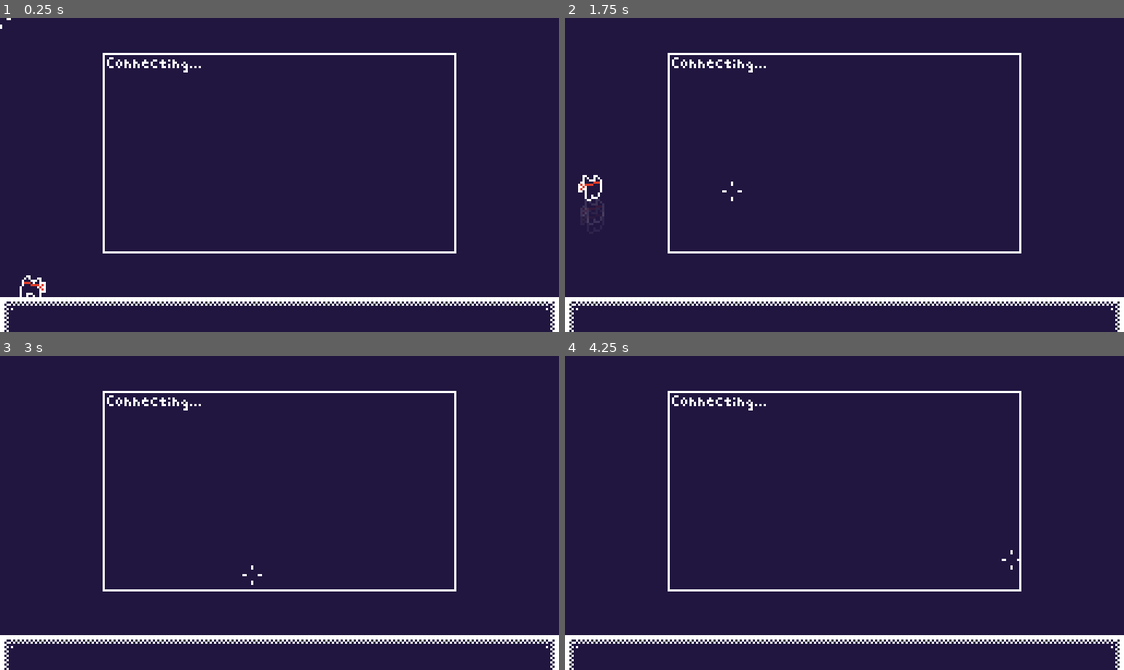
Above: before the commit, frames 1-4 (two rows, left to right).
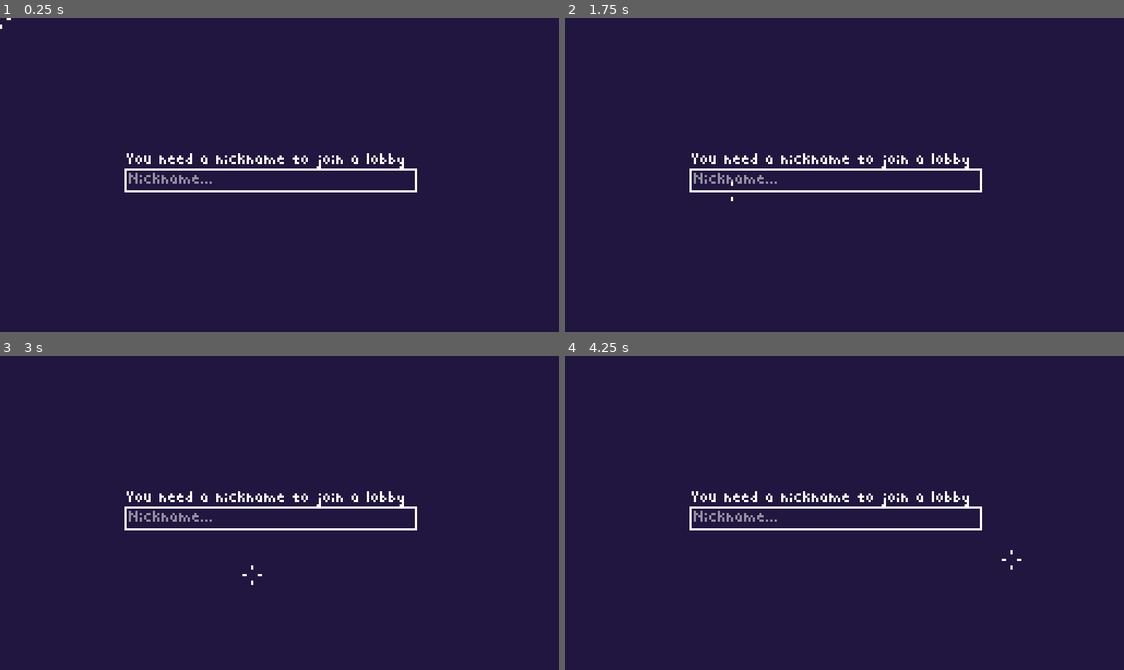
Above: after the commit, the same moments.

Repository: rageboi1011/monorun
Game: Godot game, scene res://scenes/multiplayer.tscn
Two runs of this game, one before a commit and one after it. Both use one fixed random seed, a clock stepped at 60 frames per second and the inputs below. Before the commit the project starts from res://scenes/test.tscn.
Inputs (mouse positions are in pixels of both pictures, inside the frame that each line leads up to):
- Up to frame 1 (0.25 s): no input
- Up to frame 2 (1.75 s): tap Enter (CONFIRM) at 0.5, 0.6 s; move the mouse to (967, 159) at 0.52 s; hold S (D) 0.53-1.28 s; tap Space (JUMP) at 0.77, 1.52 s; move the mouse to (732, 190) at 1.27 s; tap S (D) at 1.35 s; tap A (L) at 1.55 s
- Up to frame 3 (3 s): move the mouse to (335, 443) at 2.02 s; hold A (L) 2.03-2.78 s; tap D (R) at 2.3, 2.85 s; tap Enter (CONFIRM) at 2.75 s; move the mouse to (251, 575) at 2.77 s
- Up to frame 4 (4.25 s): tap Space (JUMP) at 3.02, 3.77 s; tap W (U) at 3.05, 3.6 s; tap Enter (CONFIRM) at 3.5, 3.8 s; move the mouse to (1012, 560) at 3.52 s

The runs differ from the first frame. In frame 1, 5.4% of the frame differs, in the area x 0-100%, y 11-100%; in frame 2, 5.6%; in frame 3, 5.3%; in frame 4, 5.3%.

Commit message:
Big WebSocket progress

Diff:
--- /dev/null
+++ b/objects/LobbyTemplate.tscn
@@ -0,0 +1,27 @@
+[gd_scene load_steps=3 format=2]
+
+[ext_resource path="res://misc/DEFAULT_THEME.tres" type="Theme" id=1]
+[ext_resource path="res://misc/DEFAULT FONT.tres" type="DynamicFont" id=2]
+
+[node name="Control" type="Control"]
+margin_right = 40.0
+
+[node name="Title" type="Label" parent="."]
+margin_right = 320.0
+margin_bottom = 37.0
+custom_fonts/font = ExtResource( 2 )
+text = "TheGubby's Server"
+
+[node name="DivLine" type="ColorRect" parent="."]
+margin_top = 50.0
+margin_right = 760.0
+margin_bottom = 55.0
+
+[node name="Button" type="Button" parent="."]
+margin_left = 695.0
+margin_right = 765.0
+margin_bottom = 37.0
+theme = ExtResource( 1 )
+custom_colors/font_color = Color( 1, 1, 1, 1 )
+custom_fonts/font = ExtResource( 2 )
+text = "Join"
--- a/project.godot
+++ b/project.godot
@@ -11,7 +11,7 @@
 [application]
 
 config/name="Monorun"
-run/main_scene="res://scenes/test.tscn"
+run/main_scene="res://scenes/multiplayer.tscn"
 config/icon="res://icon.png"
 
 [autoload]
--- a/scenes/multiplayer.tscn
+++ b/scenes/multiplayer.tscn
@@ -46,35 +46,12 @@
 position = Vector2( 640, 360 )
 texture = ExtResource( 2 )
 
-[node name="LobbyList" type="VBoxContainer" parent="LobbyList"]
+[node name="Container" type="VBoxContainer" parent="LobbyList"]
 margin_left = 20.0
 margin_top = 120.0
 margin_right = 60.0
 margin_bottom = 160.0
 custom_constants/separation = 65
-
-[node name="Control" type="Control" parent="LobbyList/LobbyList"]
-margin_right = 40.0
-
-[node name="Label" type="Label" parent="LobbyList/LobbyList/Control"]
-margin_right = 320.0
-margin_bottom = 37.0
-custom_fonts/font = ExtResource( 1 )
-text = "TheGubby's Server"
-
-[node name="DivLine" type="ColorRect" parent="LobbyList/LobbyList/Control"]
-margin_top = 50.0
-margin_right = 760.0
-margin_bottom = 55.0
-
-[node name="Button" type="Button" parent="LobbyList/LobbyList/Control"]
-margin_left = 695.0
-margin_right = 765.0
-margin_bottom = 37.0
-theme = ExtResource( 5 )
-custom_colors/font_color = Color( 1, 1, 1, 1 )
-custom_fonts/font = ExtResource( 1 )
-text = "Join"
 
 [node name="Query" type="LineEdit" parent="LobbyList"]
 margin_left = 70.0
--- a/scripts/multiplayer.gd
+++ b/scripts/multiplayer.gd
@@ -42,8 +42,8 @@
 	return peer
 
 
-func _new_ice_candidate(mid_name, index_name, sdp_name, id):
-	send_candidate(id, mid_name, index_name, sdp_name)
+#func _new_ice_candidate(mid_name, index_name, sdp_name, id):
+#	send_candidate(id, mid_name, index_name, sdp_name)
 
 
 func _offer_created(type, data, id):
@@ -51,8 +51,8 @@
 		return
 	print("created", type)
 	rtc_mp.get_peer(id).connection.set_local_description(type, data)
-	if type == "offer": send_offer(id, data)
-	else: send_answer(id, data)
+#	if type == "offer": send_offer(id, data)
+#	else: send_answer(id, data)
 
 
 func connected(id):
--- a/scripts/scene_multiplayer.gd
+++ b/scripts/scene_multiplayer.gd
@@ -6,14 +6,30 @@
 }
 
 var STATE = 0
+var LobbyTemplate = preload("res://objects/LobbyTemplate.tscn")
 
 func _ready():
-#	print(MonoBase.toDec("0vC5"))
-	print(MonoBase.fromHex("#FFFFFF"))
-	print(MonoBase.fromHex("024aca"))
-	print(MonoBase.fromHex("24aca"))
-#	print(MonoBase.fromDec(150218))
-#	print(MonoBase.toHex("0vC5"))
+	print(Marshalls.utf8_to_base64("Hi!"))
+	WsClient.connect_to_url("wss://MonorunSignalingServer.donovanedwards.repl.co")
+	WsClient.connect("ws_connect", self, "_ws_connected")
+	WsClient.connect("new_data", self, "_ws_data")
+
+func _ws_connected():
+	pass
+
+func _ws_data(type, args):
+	print(args)
+	match type:
+		"SL":
+			if (args.size() > 0):
+				for rawlobby in args:
+					var lobby = Array(rawlobby.split("|"))
+					var temp = LobbyTemplate.instance()
+					var title_label = temp.get_node("Title")
+					title_label.text = lobby[0]
+					$LobbyList/Container.add_child(temp)
+			else:
+				pass
 
 func _process(_delta):
 	material.set_shader_param("MOOD_COLOR", GlobalVars.mood_color)
@@ -21,5 +37,6 @@
 	$Crosshair.position = get_global_mouse_position()
 	if (STATE == 0):
 		if (Input.is_action_just_pressed("CONFIRM") and $PlayerInfo/Nickname.text.length() > 0):
+			WsClient.username = $PlayerInfo/Nickname.text
 			$PlayerInfo.visible = false
 			$LobbyList.visible = true
--- a/scripts/scene_test.gd
+++ b/scripts/scene_test.gd
@@ -14,11 +14,6 @@
 		PLAYER_CONT.material = player.material
 		TRAIL_CONT.use_parent_material = true
 		add_child_below_node($Label, PLAYER_CONT)
-
-	add_line("Connecting...")
-	WsClient.connect_to_url("wss://MonorunSignalingServer.donovanedwards.repl.co")
-	WsClient.connect("ws_connect", self, "_ws_connected")
-	WsClient.connect("new_data", self, "_ws_data")
 
 func _ws_connected():
 	add_line("CONNECTED!")
--- a/scripts/ws_client.gd
+++ b/scripts/ws_client.gd
@@ -9,6 +9,7 @@
 
 # MY VARS
 var id = null
+var username = ""
 
 signal lobby_joined(lobby)
 signal connected(id)
@@ -57,40 +58,24 @@
 
 func _parse_msg():
 	var pkt_str: String = client.get_peer(1).get_packet().get_string_from_utf8()
-	emit_signal("new_data", pkt_str)
+	print(pkt_str)
+#	emit_signal("new_data", pkt_str)
 	var index = pkt_str.split(":")
 	var index_type = index[0]
 	index.remove(0)
-	var args = index.join(":")
+	var args = Array(index)
+	emit_signal("new_data", index_type, args)
 	match index_type:
 		"I":
 			id = args[0]
 			print("ID ==> ", id)
+			send("SL")
 
-
-func join_lobby(lobby):
-	return client.get_peer(1).put_packet(("J: %s\n" % lobby).to_utf8())
-
-
-func seal_lobby():
-	return client.get_peer(1).put_packet("S: \n".to_utf8())
-
+func send(string) -> int:
+	return client.get_peer(1).put_packet((string).to_utf8())
 
 func send_candidate(id, mid, index, sdp) -> int:
-	return _send_msg("C", id, "\n%s\n%d\n%s" % [mid, index, sdp])
-
-
-func send_offer(id, offer) -> int:
-	return _send_msg("O", id, offer)
-
-
-func send_answer(id, answer) -> int:
-	return _send_msg("A", id, answer)
-
-
-func _send_msg(type, id, data) -> int:
-	return client.get_peer(1).put_packet(("%s: %d\n%s" % [type, id, data]).to_utf8())
-
+	return send("C:%s\n%s\n%d\n%s" % [id, mid, index, sdp])
 
 func _process(delta):
 	var status: int = client.get_connection_status()
